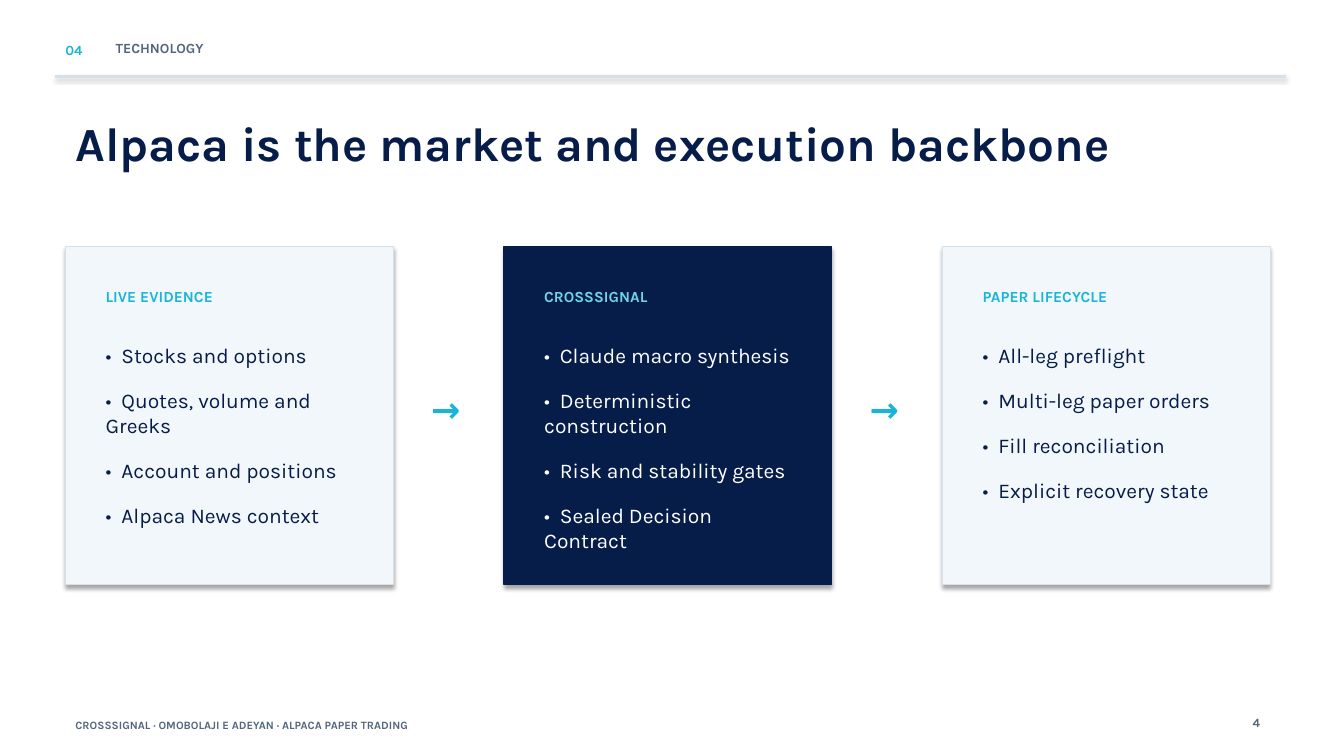
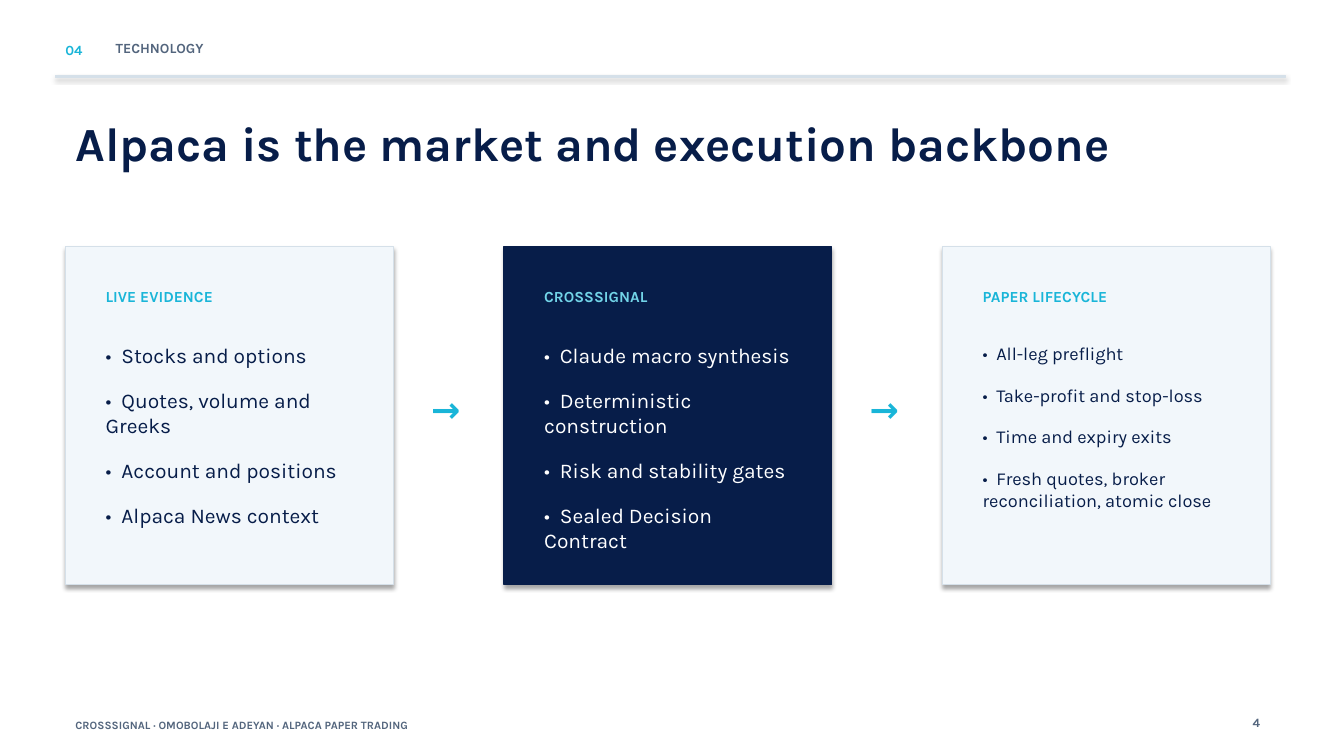
Before and after one commit to omobolajiadeyan/alpaca-cross-market-agent, a slide deck: slide 4 of submission/CrossSignal-Hackathon-Pitch-Final.pptx. Drawn at 1344x756 pixels with LibreOffice and Linux fonts; fonts in the diff are those of the drawing. Boxes give left, top, right and bottom in pixels: in the first picture for what was removed or moved away, otherwise in the second. Text is boxed around its words. In the diff, an @@ line names an element or a change of style, - is before the commit and + after.

```diff
--- a/submission/CrossSignal-Hackathon-Pitch-Final.pptx
+++ b/submission/CrossSignal-Hackathon-Pitch-Final.pptx
@@ text at bbox=[996, 347, 1123, 365]: size 15 to 13 pt in "• All-leg preflight" @@
@@ text at bbox=[983, 389, 1211, 509]: text changed; size 15 to 13 pt @@
-• Multi-leg paper orders
-• Fill reconciliation
-• Explicit recovery state
+• Take-profit and stop-loss
+• Time and expiry exits
+• Fresh quotes, broker reconciliation, atomic close
```
Also in this commit, not shown: 4 other slides changed, 36 other files.
